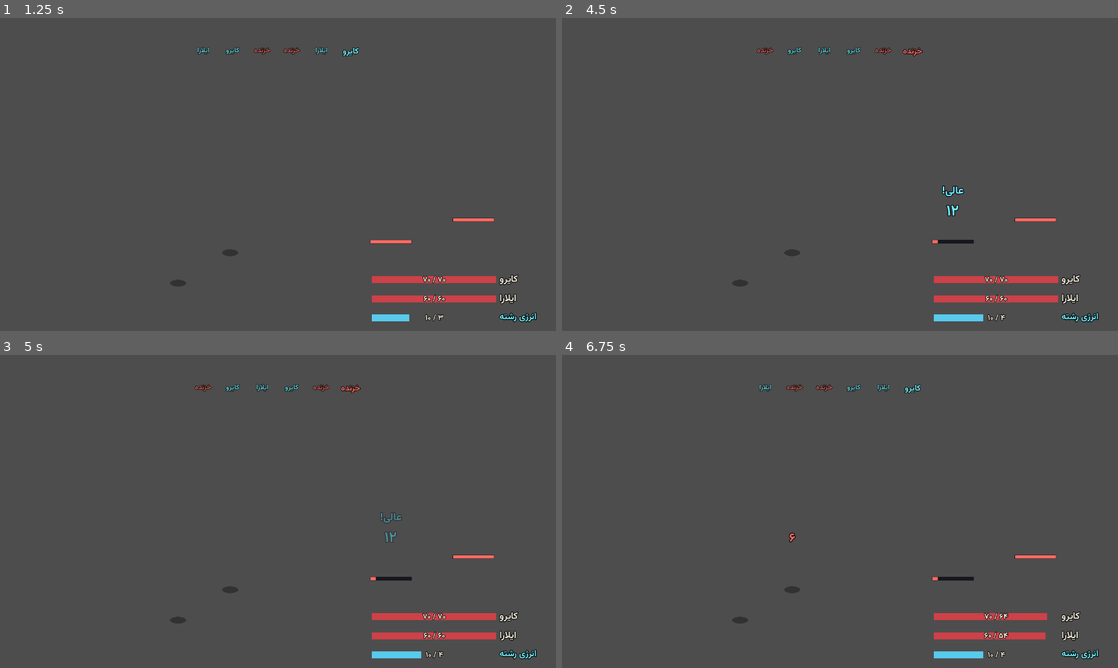
Above: before the commit, frames 1-4 (two rows, left to right).
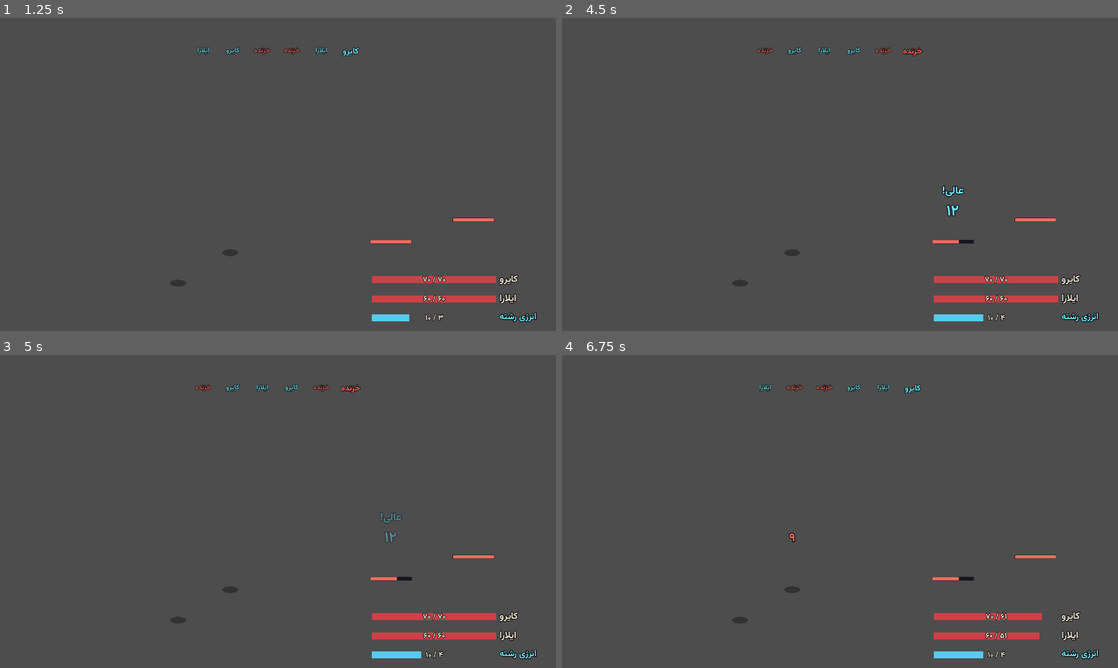
Above: after the commit, the same moments.

Repository: mojtaba-pourasghar/two-skies
Game: Godot game, scene res://tools/tests/test_battle_scene.tscn
Same seed, same stepped clock (60 frames per second), same inputs: the game is played once before the commit and once after it. This scene is started directly instead of the project's main scene.
Inputs (mouse positions are in pixels of both pictures, inside the frame that each line leads up to):
- Up to frame 1 (1.25 s): move the mouse to (400, 158) at 0.52 s; hold D (move_right) from 0.53 s (still down); hold K (action) from 0.53 s (still down); click (400, 158) at 0.67 s; tap Space (jump) at 0.77 s
- Up to frame 2 (4.5 s): release D (move_right) at 1.25 s; release K (action) at 1.25 s; drag from (728, 190) to (812, 237) at 1.27 s; move the mouse to (895, 105) at 2.02 s; hold D (move_right) 2.03-2.75 s; hold K (action) 2.03-2.75 s; click "ضربه" at 2.75 s; click (951, 218) at 3.52 s; tap Enter at 4.25 s; drag from (812, 237) to (673, 127) at 4.27 s
- Up to frame 3 (5 s): no input
- Up to frame 4 (6.75 s): move the mouse to (1006, 558) at 5.02 s; hold A (move_left) 5.03-5.75 s; hold K (action) 5.03-5.75 s; tap Space (jump) at 5.27, 6.5 s; drag from (673, 464) to (756, 433) at 5.77 s; move the mouse to (867, 511) at 6.52 s; hold S (move_down) from 6.53 s (still down); hold K (action) from 6.53 s (still down); click (867, 511) at 6.67 s

Frame 1 is identical in both runs. In frame 2, less than 0.1% of the frame differs, in the area x 67-72%, y 70-72%; in frame 3, less than 0.1%; in frame 4, 0.3%, in the area x 40-88%, y 56-91%.

Commit message:
گام M4-ج: تعادل نبرد — ضریب D-ART-51 و سنجه‌های گام ۵۳
- battle.json بلوک balance: جان دشمن ×۲٫۵، آسیب ×۱٫۵ (عدد خام سند ۰۹
  دیده می‌ماند)؛ هر نبرد می‌تواند ضریب خودش را داشته باشد: پهپاد گشتی جان
  ×۳٫۵، اوج جان ×۵ و آسیب ×۲
- battle/battle_sim.gd: روبات پیشگو، دقیق انسانی (خطای زمان σ=۸۰ms)،
  ناشی و فقط‌سپر، با مدل زمان از زمان‌بندی واقعی صحنه + ۱٫۵ث تصمیم

نتیجه روی ۶۰ اجرا (همه سنجه در test_battle):
- نبرد معمولی ۳۱، ۵۰، ۳۹ث؛ اوج میانه ۱۴۱ث
- ناشی و فقط‌سپر اوج را ۱۰۰٪ می‌بازند؛ دقیق ۱۰۰٪ می‌برد
- دشمن ۰٫۳۸ث بعد از نوبتش حمله را شروع می‌کند و قصدش دیده می‌شود
  (test_battle_scene، صحنهٔ واقعی)
- «دقیق با ≥۴۰٪ آسیب ببرد» برآورده نیست (۱۲٪): همهٔ قصدهای فرمانده طبق
  سند ۰۹ قطع‌شدنی‌اند. دو گزینهٔ سنجیده در DECISION_QUEUE ردیف ۱۱؛ آزمون
  آن را با ⚠ نشان می‌دهد و اگر برآورده شد رد می‌شود.

پرسش «دشمن در ۱۳٫۶ث حمله نکرد»: گزارش قبلی من غلط بود. خزنده حمله کرد و
دفاع عالی آسیب را ۲ کرد؛ نگهبان را ربات هر بار با هک قطع کرد.

اسناد: D-ART-54، DECISION_QUEUE ۹ بسته و ۱۱ تازه، CODE_STATUS، سند ۱۵.

Co-Authored-By: Claude Opus 5.5 <noreply@anthropic.com>
Claude-Session: https://claude.ai/code/session_01MfeXuGg8WjWfxpP6sWY5Su

Diff:
--- a/game/battle/battle_core.gd
+++ b/game/battle/battle_core.gd
@@ -172,10 +172,20 @@
 
 func _add_enemy(kind: String, id: String) -> Dictionary:
 	var e: Dictionary = data["enemies"][kind]
-	var u := _make_unit(id, "enemy", kind, int(e["hp"]), float(e["speed"]))
+	var hp := int(round(float(e["hp"]) * _bal("enemy_hp_mult")))
+	var u := _make_unit(id, "enemy", kind, hp, float(e["speed"]))
 	units.append(u)
 	_next_intent(u)
 	return u
+
+
+## ضریب تعادل (D-ART-51 مدیر). نبرد می‌تواند ضریب خودش را داشته باشد
+## (اوج)، وگرنه ضریب سراسری؛ نبودن هر دو = ۱، یعنی اعداد خام سند.
+func _bal(key: String) -> float:
+	var own: Dictionary = encounter.get("balance", {})
+	if own.has(key):
+		return float(own[key])
+	return float((data.get("balance", {}) as Dictionary).get(key, 1.0))
 
 
 func _ct_base() -> float:
@@ -589,7 +599,7 @@
 		t["slowed"] = true
 		t["ct"] = float(t["ct"]) + _ct_base() / float(t["speed"])
 		events.append({"type": "slow", "who": t["id"]})
-	var dmg := float(it.get("damage", 0))
+	var dmg := float(it.get("damage", 0)) * _bal("enemy_damage_mult")
 	if dmg <= 0.0:
 		return
 	var r: Dictionary = data["rules"]
--- /dev/null
+++ b/game/battle/battle_sim.gd
@@ -0,0 +1,127 @@
+## شبیه‌ساز تعادل نبرد — سه روبات و مدل زمان بازیکن انسانی (M4-ج)
+##
+## برای سنجهٔ تعادل D-ART-51 مدیر: طول نبرد معمولی ۳۰–۹۰ث و اوج ۱۲۰–۱۸۰ث،
+## بازیکن دقیق می‌برد با ≥۴۰٪ جان از دست رفته، و «ناشی» و «فقط‌سپر» اوج را
+## در ≥۳۰٪ اجراها می‌بازند.
+##
+## مدل زمان از خود صحنه (`BattleScene`) اندازه گرفته شده، به‌علاوهٔ زمان
+## تصمیم بازیکن که روبات صحنه ندارد:
+##   کنش یار  = تصمیم ۱٫۵ + (حلقه ۰٫۸ اگر زمان‌دار) + نمایش ۰٫۵۳
+##   نوبت دشمن = قصد ۰٫۳۷ + (حلقهٔ دفاع ۱٫۰ اگر حمله) + نمایش ۰٫۵۳
+class_name BattleSim
+extends RefCounted
+
+const DECIDE_S := 1.5
+const RING_S := 0.8
+const RESOLVE_S := 32.0 / 60.0
+const TELEGRAPH_S := 22.0 / 60.0
+const DEFENSE_S := 1.0
+
+## انحراف معیار زمان فشار بازیکن دقیق انسانی (ثانیه). با ۰٫۰۸ حدود ۷۹٪
+## فشارها «عالی»، ۱۹٪ «خوب» و ۲٪ «بیرون» است.
+const HUMAN_SIGMA_S := 0.08
+
+## روبات:
+##   "perfect"    همیشه دقیقاً سر وقت (پیشگو؛ فقط باید همیشه ببرد)
+##   "skilled"    دقیق انسانی: هوشمند مثل perfect، زمان فشار با خطای HUMAN_SIGMA_S
+##   "clumsy"     هرگز به‌موقع نمی‌زند و دفاع نمی‌کند، قطع نمی‌کند
+##   "guard_only" فقط سپر، بی دفاع
+static func play(enc: String, bot: String, seed: int, balance: Dictionary = {},
+		patch: Callable = Callable()) -> Dictionary:
+	var b := BattleCore.new()
+	b.load_data()
+	if not balance.is_empty():
+		(b.data["encounters"][enc] as Dictionary)["balance"] = balance
+	# فقط برای سنجیدن گزینه‌های طراحی پیش از تصمیم؛ داده روی دیسک دست نمی‌خورد
+	if patch.is_valid():
+		patch.call(b.data)
+	b.start(enc, seed)
+	var secs := 0.0
+	var actions := 0
+	var party_max := 0
+	for u in b.alive("party"):
+		party_max += int(u["max_hp"])
+	var noise := RandomNumberGenerator.new()
+	noise.seed = seed * 7919 + 13
+	var smart := bot == "perfect" or bot == "skilled"
+	var taken := 0
+	for i in 800:
+		if b.outcome != BattleCore.Outcome.ONGOING:
+			break
+		var timing: float = BattleCore.NO_PRESS
+		if bot == "perfect":
+			timing = 0.0
+		elif bot == "skilled":
+			timing = noise.randfn(0.0, HUMAN_SIGMA_S)
+		if not b.is_party_turn():
+			var attack := b.pending_attack()
+			b.run_enemy(timing)
+			for ev in b.events:
+				if ev["type"] == "damage" and b.unit(String(ev["who"])).get("side", "") == "party":
+					taken += int(ev["amount"])
+			secs += TELEGRAPH_S + RESOLVE_S + (DEFENSE_S if attack else 0.0)
+			continue
+		actions += 1
+		secs += DECIDE_S + RESOLVE_S + _act(b, bot, smart, timing)
+	var party_hp := 0
+	for u in b.units:
+		if u["side"] == "party":
+			party_hp += int(u["hp"])
+	return {"outcome": b.outcome, "seconds": secs, "actions": actions,
+		"hp_lost": 1.0 - float(party_hp) / float(party_max),
+		# کل آسیب گرفته‌شده در طول نبرد، به نسبت جان کل یاران؛ شفا آن را
+		# پاک نمی‌کند (معنای «با ≥۴۰٪ جان از دست رفته»، D-ART-54)
+		"taken": float(taken) / float(party_max)}
+
+
+## یک کنش یار؛ برمی‌گرداند چند ثانیه حلقه داشت.
+static func _act(b: BattleCore, bot: String, smart: bool, timing: float) -> float:
+	var me := b.current()
+	if bot == "guard_only":
+		b.act("guard")
+		return 0.0
+	if smart:
+		if b.energy >= 10 and b.alive("party").size() == 2 and b.act("link"):
+			return RING_S
+		for e in b.alive("enemy"):
+			var it := b.intent_of(String(e["id"]))
+			for sid in it.get("interrupt", []):
+				if sid in b.data["party"][me["kind"]]["skills"] \
+						and b.act("skill", sid, String(e["id"]), timing):
+					return 0.0
+	if me["kind"] == "ilara" and b.energy >= 3:
+		for ally in b.units:
+			if ally["side"] == "party" and int(ally["hp"]) * 2 < int(ally["max_hp"]):
+				if b.act("skill", "heal", String(ally["id"])):
+					return 0.0
+	var target := ""
+	var low := 99999
+	for e in b.alive("enemy"):
+		if int(e["hp"]) < low:
+			low = int(e["hp"])
+			target = String(e["id"])
+	b.act("strike", "", target, timing)
+	return RING_S
+
+
+## خلاصهٔ چند اجرا: نرخ برد، میانهٔ ثانیه، میانهٔ جان ازدست‌رفته.
+static func summary(enc: String, bot: String, runs: int = 40, balance: Dictionary = {},
+		patch: Callable = Callable()) -> Dictionary:
+	var wins := 0
+	var secs: Array[float] = []
+	var lost: Array[float] = []
+	var taken: Array[float] = []
+	for s in range(1, runs + 1):
+		var r := play(enc, bot, s, balance, patch)
+		if r["outcome"] == BattleCore.Outcome.WIN:
+			wins += 1
+		secs.append(float(r["seconds"]))
+		lost.append(float(r["hp_lost"]))
+		taken.append(float(r["taken"]))
+	secs.sort()
+	lost.sort()
+	taken.sort()
+	return {"win_rate": float(wins) / float(runs), "lose_rate": 1.0 - float(wins) / float(runs),
+		"median_s": secs[runs / 2], "min_s": secs[0], "max_s": secs[runs - 1],
+		"median_hp_lost": lost[runs / 2], "median_taken": taken[runs / 2],
+		"min_taken": taken[0]}
--- a/game/data/battle.json
+++ b/game/data/battle.json
@@ -29,6 +29,11 @@
     "mark_mult": 1.3,
     "ct_base": 100.0,
     "_draft": ["command_guard_reduce", "ct_base"]
+  },
+  "balance": {
+    "_source": "D-ART-51 مدیر (گام ۵۳): جان دشمن ×۲٫۵ و آسیب دشمن ×۱٫۵. جان و آسیب پایهٔ هر دشمن پایین‌تر همان عدد سند ۰۹ §۴ است؛ ضریب روی آن اعمال می‌شود تا عدد سند دیده بماند.",
+    "enemy_hp_mult": 2.5,
+    "enemy_damage_mult": 1.5
   },
   "party": {
     "kairo": {"name_key": "name_kairo", "hp": 70, "speed": 12, "strike": 9,
@@ -134,12 +139,21 @@
     "ch1_a3_patrol_drone": {
       "_source": "سند ۰۸ §۵ مرحلهٔ ۳ نبرد ۲: پهپاد گشتی",
       "enemies": ["drone"], "bg": "battle_bg_street", "fleeable": true,
-      "reward": {"coins": 15}
+      "reward": {"coins": 15},
+      "balance": {
+        "_source": "D-ART-54: تک‌دشمن با ×۲٫۵ میانهٔ ۳۰ث بود، روی کف شرط ۳۰–۹۰ث مدیر.",
+        "enemy_hp_mult": 3.5
+      }
     },
     "ch1_a3_commander": {
       "_source": "سند ۰۸ §۵ مرحلهٔ ۳ اوج: پهپاد فرمانده؛ سند ۰۹ §۴: فاز ۲ در ۵۰٪ جان",
       "enemies": ["commander"], "bg": "battle_bg_launch", "fleeable": false,
-      "climax": true, "reward": {"coins": 30}
+      "climax": true, "reward": {"coins": 30},
+      "balance": {
+        "_source": "D-ART-54: ضریب سراسری ×۲٫۵/×۱٫۵ اوج را ۶۱ث نگه می‌داشت؛ هدف مدیر ۱۲۰–۱۸۰ث. با ۵ و ۲: بازیکن دقیق انسانی میانه ۱۴۱ث، ناشی و فقط‌سپر همیشه می‌بازند.",
+        "enemy_hp_mult": 5.0,
+        "enemy_damage_mult": 2.0
+      }
     }
   }
 }
--- a/game/tools/tests/test_battle.gd
+++ b/game/tools/tests/test_battle.gd
@@ -29,6 +29,7 @@
 	_t_phases()
 	_t_determinism()
 	_t_full_battles()
+	_t_balance()
 	_report()
 
 
@@ -207,15 +208,17 @@
 
 func _t_defense() -> void:
 	print("— دفاع به‌موقع —")
-	for row in [[BattleCore.NO_PRESS, 6, "بی‌دفاع"], [0.15, 3, "خوب −۵۰٪"],
-			[0.0, 2, "عالی −۷۰٪"]]:
+	# پنجهٔ خزنده ۶ (سند ۰۹) × ضریب آسیب ۱٫۵ (D-ART-51) = ۹؛
+	# خوب ۴٫۵ → ۵، عالی ۲٫۷ → ۳
+	for row in [[BattleCore.NO_PRESS, 9, "بی‌دفاع"], [0.15, 5, "خوب −۵۰٪"],
+			[0.0, 3, "عالی −۷۰٪"]]:
 		var b := _new("ch1_a2_crawlers", 3)
 		while b.current()["side"] != "enemy":
 			b.act("strike", "", "crawler_1", BattleCore.NO_PRESS)
 		var total0 := int(b.unit("kairo")["hp"]) + int(b.unit("ilara")["hp"])
 		b.run_enemy(float(row[0]))
 		var lost := total0 - int(b.unit("kairo")["hp"]) - int(b.unit("ilara")["hp"])
-		_check("پنجهٔ ۶: %s" % row[2], lost == int(row[1]), "= %d" % lost)
+		_check("پنجهٔ ۹: %s" % row[2], lost == int(row[1]), "= %d" % lost)
 	# سپرِ فرمان و دفاع به‌موقع ضرب می‌شوند، هرگز ۱۰۰٪ نمی‌شوند
 	var c := _new("ch1_a2_crawlers", 3)
 	c.act("guard")
@@ -323,7 +326,7 @@
 	var b := _new("ch1_a3_commander")
 	var c := b.unit("commander_1")
 	_check("فاز ۱ با لیزر شروع می‌شود", b.intent_of("commander_1").get("id", "") == "laser")
-	b._hurt_enemy(c, 41.0, "skill", "test")
+	b._hurt_enemy(c, float(c["max_hp"]) * 0.55, "skill", "test")
 	_check("زیر ۵۰٪ جان فاز ۲ شد", int(c["phase"]) == 1, "= جان %d" % int(c["hp"]))
 	_check("و قصد همان لحظه عوض شد (فراخوان)",
 		b.intent_of("commander_1").get("id", "") == "summon")
@@ -365,14 +368,57 @@
 		var cap: int = 60 if id.ends_with("commander") else 30
 		_check("  «%s»: کوتاه می‌ماند" % id, int(r["party_actions"]) <= cap,
 			"= %d کنش (سقف %d)" % [r["party_actions"], cap])
-	# اطلاعی، نه سنجه: طول نبرد با اعداد خود سند (DECISION_QUEUE ردیف ۹)
-	for id in V1:
-		var u := _play(id, false)
-		print("    · «%s» بازیکن ناشی: نتیجه %d، %d کنش یار"
-			% [id, u["outcome"], u["party_actions"]])
 	var t := _play("ch1_a2_crawlers", false)
 	_check("نبرد آموزشی حتی بدون یک ضربهٔ به‌موقع بردنی است",
 		t["outcome"] == BattleCore.Outcome.WIN, "= %s" % str(t))
+
+
+## تعادل D-ART-51 مدیر با شرط‌های گام ۵۳، روی ۶۰ اجرا با BattleSim (مدل
+## زمان بازیکن انسانی). «دقیق» = بازیکن دقیق انسانی (خطای زمان ۸۰ms)؛
+## پیشگوی بی‌خطا فقط باید همیشه ببرد (D-ART-54).
+const RUNS := 60
+## شرط‌هایی که با اعداد فعلی برآورده نمی‌شوند و تصمیم کاربر می‌خواهند.
+## دیده می‌شوند (⚠)، و اگر برآورده شدند سنجه رد می‌شود تا فهرست پاک شود.
+const PENDING_BALANCE := {
+	"climax_taken": "DECISION_QUEUE ردیف ۱۱ (همهٔ قصدهای فرمانده قطع‌شدنی‌اند)",
+}
+
+
+func _t_balance() -> void:
+	print("— تعادل (D-ART-51، شرط‌های گام ۵۳) —")
+	for id in ["ch1_a2_crawlers", "ch1_a3_guard_crawler", "ch1_a3_patrol_drone"]:
+		var r := BattleSim.summary(id, "skilled", RUNS)
+		_check("  «%s»: دقیق می‌برد" % id, r["win_rate"] >= 0.95, "= %.0f٪" % (r["win_rate"] * 100))
+		_check("  «%s»: ۳۰–۹۰ ثانیه" % id, r["median_s"] >= 30.0 and r["median_s"] <= 90.0,
+			"= میانه %.0fث [%.0f–%.0f]" % [r["median_s"], r["min_s"], r["max_s"]])
+	var p := BattleSim.summary("ch1_a3_commander", "perfect", RUNS)
+	_check("  اوج: پیشگوی بی‌خطا همیشه می‌برد", p["win_rate"] == 1.0)
+	var k := BattleSim.summary("ch1_a3_commander", "skilled", RUNS)
+	_check("  اوج: دقیق می‌برد", k["win_rate"] >= 0.95, "= %.0f٪" % (k["win_rate"] * 100))
+	_check("  اوج: ۱۲۰–۱۸۰ ثانیه", k["median_s"] >= 120.0 and k["median_s"] <= 180.0,
+		"= میانه %.0fث [%.0f–%.0f]" % [k["median_s"], k["min_s"], k["max_s"]])
+	var met: bool = k["median_taken"] >= 0.40
+	if PENDING_BALANCE.has("climax_taken"):
+		print("  ⚠   اوج: دقیق با ≥۴۰٪ آسیب می‌برد — الان %.0f٪؛ منتظر %s"
+			% [k["median_taken"] * 100, PENDING_BALANCE["climax_taken"]])
+		_check("  اوج: شرط ۴۰٪ هنوز واقعاً برآورده نشده (وگرنه از فهرست بردار)", not met)
+	else:
+		_check("  اوج: دقیق با ≥۴۰٪ آسیب می‌برد", met, "= %.0f٪" % (k["median_taken"] * 100))
+	for bot in ["clumsy", "guard_only"]:
+		var r := BattleSim.summary("ch1_a3_commander", bot, RUNS)
+		_check("  اوج: «%s» در ≥۳۰٪ اجراها می‌بازد" % bot, r["lose_rate"] >= 0.30,
+			"= %.0f٪" % (r["lose_rate"] * 100))
+	# دشمن واقعاً حمله می‌کند: در هر نبرد، روبات دقیق دست‌کم یک آسیب می‌خورد
+	for id in V1:
+		var r := BattleSim.summary(id, "skilled", 20)
+		var reach: bool = r["median_taken"] > 0.0
+		var key := "reach_%s" % id
+		if PENDING_BALANCE.has(key):
+			print("  ⚠   «%s»: دشمن به بازیکن دقیق نمی‌رسد (۰٪)؛ منتظر %s" % [id, PENDING_BALANCE[key]])
+			_check("  «%s»: هنوز واقعاً نمی‌رسد (وگرنه از فهرست بردار)" % id, not reach)
+		else:
+			_check("  «%s»: دشمن به یاران می‌رسد" % id, reach,
+				"= %.0f٪ آسیب" % (r["median_taken"] * 100))
 
 
 ## روبات ساده: هر جا قصد قطع‌شدنی هست و انرژی هست قطع می‌کند، جان کم را
--- a/game/tools/tests/test_battle_scene.gd
+++ b/game/tools/tests/test_battle_scene.gd
@@ -23,6 +23,7 @@
 	await _t_layout()
 	await _t_ring_timing()
 	await _t_input_press()
+	await _t_enemy_tempo()
 	await _t_wins()
 	await _t_lose_restart()
 	_report()
@@ -141,6 +142,39 @@
 	await _frames(2)
 
 
+## گام ۵۳ مدیر: «دشمن باید در بازهٔ ≤۴ث بعد از نوبتش حمله را شروع کند و
+## قصدش خوانا باشد». از شروع نوبت دشمن (نبض قصد) تا باز شدن حلقهٔ دفاع،
+## در صحنهٔ واقعی.
+func _t_enemy_tempo() -> void:
+	print("— ضرب‌آهنگ دشمن —")
+	var b := _make("ch1_a3_guard_crawler", "idle")
+	var start := -1
+	var worst := 0
+	var attacks := 0
+	var readable := true
+	var f := 0
+	while attacks < 4 and f < 60 * 300:
+		await get_tree().physics_frame
+		f += 1
+		if b.phase == BattleScene.Phase.TELEGRAPH and start < 0:
+			start = f
+			var n: Dictionary = b.get("_enemy_nodes").get(b.core.current()["id"], {})
+			if not n.is_empty() and not (n["icon"] as TextureRect).visible:
+				readable = false
+		elif b.phase == BattleScene.Phase.DEFENSE and start >= 0:
+			worst = maxi(worst, f - start)
+			attacks += 1
+			start = -1
+		elif b.phase != BattleScene.Phase.TELEGRAPH and b.phase != BattleScene.Phase.DEFENSE:
+			start = -1
+	_check("دشمن‌ها چند بار حمله کردند", attacks >= 4, "= %d" % attacks)
+	_check("حمله ≤۴ث بعد از شروع نوبت دشمن شروع شد", worst > 0 and worst <= 240,
+		"= بدترین %.2fث" % (worst / 60.0))
+	_check("قصد هر بار پیش از حمله دیده می‌شد", readable)
+	b.queue_free()
+	await _frames(2)
+
+
 func _t_wins() -> void:
 	print("— هر چهار نبرد v1 در صحنه —")
 	for enc in V1:
@@ -150,7 +184,7 @@
 		var got: Array = []
 		b.finished.connect(func(o, id): got.append([o, id]))
 		var frames := 0
-		while got.is_empty() and frames < 60 * 120:
+		while got.is_empty() and frames < 60 * 600:
 			await get_tree().physics_frame
 			frames += 1
 		_check("  «%s» برده و اعلام شد" % enc,
Not shown, added: game/battle/battle_sim.gd.uid
Not shown, changed: DECISIONS.md
Not shown, changed: comms/CODE_STATUS.md
Not shown, changed: comms/DECISION_QUEUE.md
Not shown, changed: docs/15_work_log_claude_code.md
